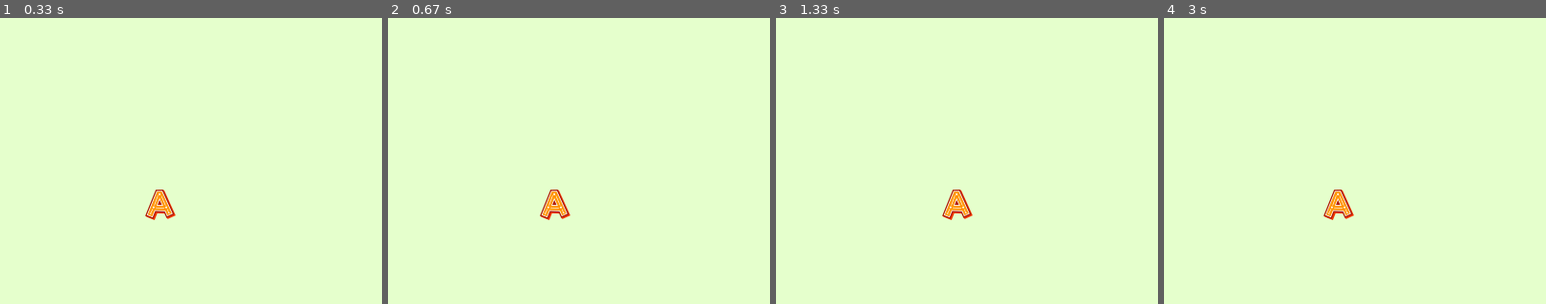
Above: before the commit, frames 1-4 (left to right).
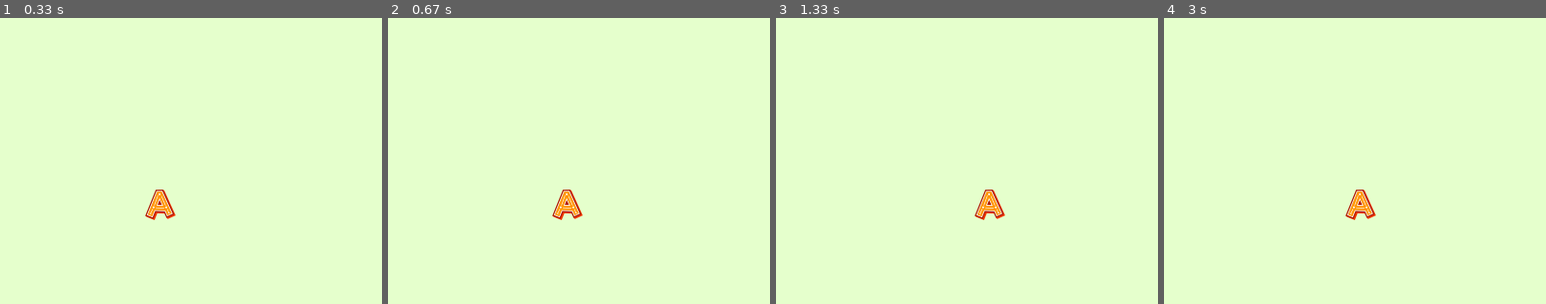
Above: after the commit, the same moments.

Repository: Arsham1024/CS4200-AI
Game: pygame game, started from Practice/Pygame/main.py
The game is run twice, just before and just after one commit, with the same random seed, the same clock (stepped at 60 frames per second) and the same inputs.
Inputs:
- Up to frame 1 (0.33 s): no input
- Up to frame 2 (0.67 s): hold Right from 0.33 s (still down)
- Up to frame 3 (1.33 s): release Right at 0.8 s; hold Right 0.83-1.3 s
- Up to frame 4 (3 s): hold Left 1.33-1.87 s; hold Left 1.9-2.3 s; hold Right 2.33-2.97 s
The pictures show only the part of the screen within x 27-77%, y 50-100%; the shares and areas given below are measured in that part.

Frame 1 is identical in both runs. In frame 2, 0.8% of the frame differs, in the area x 39-51%, y 60-71%; in frame 3, 1.0%, in the area x 43-60%, y 60-71%; in frame 4, 1.0%.

Commit message:
Make hard boundries

Diff:
--- a/Practice/Pygame/main.py
+++ b/Practice/Pygame/main.py
@@ -3,8 +3,13 @@
 # init pygame
 pygame.init()
 
+screenX = 800
+screenY = 600
+spaceship_x = 32
+spaceship_y = 32
+
 # create screen add (()) double pran
-screen = pygame.display.set_mode((800, 600))
+screen = pygame.display.set_mode((screenX, screenY))
 
 # Title and Icon customization
 pygame.display.set_caption("Arsham")
@@ -39,9 +44,9 @@
         if event.type == pygame.KEYDOWN:
             print("Keystroke registered")
             if event.key == pygame.K_LEFT:
-                playerX_change = -0.4
+                playerX_change = -1
             if event.key == pygame.K_RIGHT:
-                playerX_change = 0.4
+                playerX_change = 1
 
         if event.type == pygame.KEYUP:
             if event.key == pygame.K_LEFT or event.key == pygame.K_RIGHT:
@@ -49,6 +54,11 @@
 
     # draw the player
     playerX += playerX_change
+    # To keep the spaceships within the boundry!
+    # screen width - spaceship width because of 0,0 of spaceship is on the left botom
+    if playerX <= 0 : playerX = 0
+    elif playerX >= screenX-spaceship_x : playerX = screenX-spaceship_x
+
     player(playerX,playerY)
     # necessary line to update, add everytime
     pygame.display.update()
